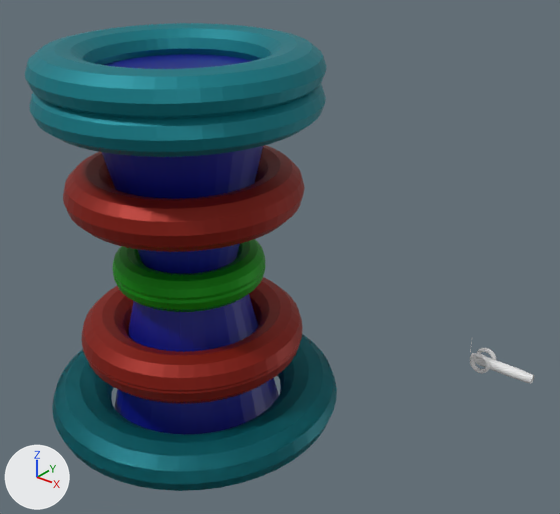
Two versions of the Blender file Elso torony.blend, one commit apart.
One viewpoint serves both versions: a 50 mm camera at (4.18, -4.03, 4.08) aimed at (0.59, 0.45, 1.3). Lighting does not change. The marker at lower left points along +X, +Y and +Z. The older version comes first.
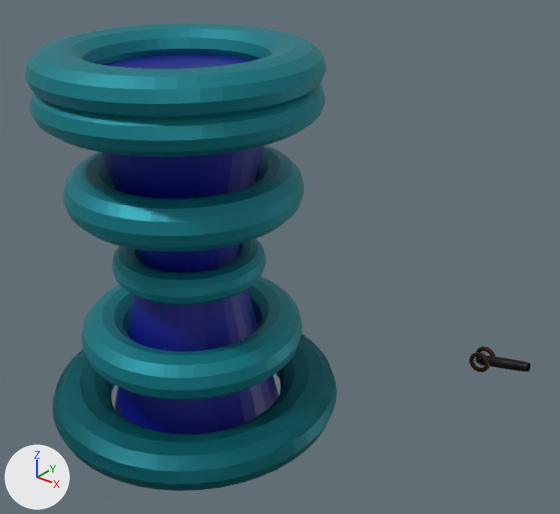
Not visible in the pictures: 'Plane.001', 'Plane.003', 'Plane.005', 'Plane.007', 'Plane.008', 'Plane.010', 'Plane.011'.

Changed parts and their boxes (x1, y1, x2, y2) in the pictures (560 x 514 px):
'Torus.004', recoloured (red to cyan)
    both: (63, 145, 305, 252)
'Torus.001', recoloured (red to cyan)
    both: (81, 277, 303, 392)
'Torus.008', recoloured, moved
    before: (113, 266, 266, 312)
    after: (112, 239, 266, 305)
'Torus.002', deleted (green)
    before: (113, 239, 265, 300)
'Torus.007', deleted
    before: (82, 315, 302, 404)
'Torus.006', recoloured, moved, turned, rescaled
    before: (470, 353, 534, 384)
    after: (476, 355, 531, 372)
'Torus.011', recoloured
    both: (470, 353, 490, 372)
'Torus.015', recoloured
    both: (477, 348, 496, 357)

Patch to the scene script:
```diff
--- a/Elso torony.blend.py
+++ b/Elso torony.blend.py
@@ me_torus_001 @@
 me_torus_001.from_pydata(...)  # 576 vertices, 576 faces; spans x -1.25..1.25, y -1.25..1.25, z -0.25..0.25
-me_torus_001.materials.append(mat_szint_003)  # red #901c0c
+me_torus_001.materials.append(mat_szint)  # cyan #0a8490
@@ me_torus_006 @@
 me_torus_006.from_pydata(...)  # 576 vertices, 576 faces; spans x -1.25..1.25, y -1.25..1.25, z -0.25..0.25
+me_torus_006.materials.append(mat_agyu)  # black #0f0e0e
@@ me_torus_009 @@
 me_torus_009.from_pydata(...)  # 576 vertices, 576 faces; spans x -1.25..1.25, y -1.25..1.25, z -0.25..0.25
-me_torus_009.materials.append(mat_szint_002)  # green #089000
+me_torus_009.materials.append(mat_szint)  # cyan #0a8490
@@ me_torus_013 @@
 me_torus_013.from_pydata(...)  # 576 vertices, 576 faces; spans x -1.25..1.25, y -1.25..1.25, z -0.25..0.25
-me_torus_013.materials.append(mat_szint_003)  # red #901c0c
+me_torus_013.materials.append(mat_szint)  # cyan #0a8490
@@ me_torus_015 @@
 me_torus_015.from_pydata(...)  # 576 vertices, 576 faces; spans x -1.25..1.25, y -1.25..1.25, z -0.25..0.25
+me_torus_015.materials.append(mat_kerek)  # brown #3d1c00
@@ me_torus_016 @@
 me_torus_016.from_pydata(...)  # 576 vertices, 576 faces; spans x -1.25..1.25, y -1.25..1.25, z -0.25..0.25
+me_torus_016.materials.append(mat_kerek)  # brown #3d1c00
@@ me_plane_012 @@
+me_plane_012.from_pydata([(-1.0, -1.0, 0.0), (1.0, -1.0, 0.0), (-1.0, 1.0, 0.0), (1.0, 1.0, 0.0)], [], [(0, 1, 3, 2)])
+me_plane_012.materials.append(mat_kerek)  # brown #3d1c00
@@ me_plane_011 @@
+me_plane_011.from_pydata([(-1.0, -1.0, 0.0), (1.0, -1.0, 0.0), (-1.0, 1.0, 0.0), (1.0, 1.0, 0.0)], [], [(0, 1, 3, 2)])
+me_plane_011.materials.append(mat_kerek)  # brown #3d1c00
@@ me_plane_009 @@
+me_plane_009.from_pydata([(-1.0, -1.0, 0.0), (1.0, -1.0, 0.0), (-1.0, 1.0, 0.0), (1.0, 1.0, 0.0)], [], [(0, 1, 3, 2)])
+me_plane_009.materials.append(mat_kerek)  # brown #3d1c00
@@ me_plane_008 @@
+me_plane_008.from_pydata([(-1.0, -1.0, 0.0), (1.0, -1.0, 0.0), (-1.0, 1.0, 0.0), (1.0, 1.0, 0.0)], [], [(0, 1, 3, 2)])
+me_plane_008.materials.append(mat_kerek)  # brown #3d1c00
@@ me_plane_006 @@
+me_plane_006.from_pydata([(-1.0, -1.0, 0.0), (1.0, -1.0, 0.0), (-1.0, 1.0, 0.0), (1.0, 1.0, 0.0)], [], [(0, 1, 3, 2)])
+me_plane_006.materials.append(mat_kerek)  # brown #3d1c00
@@ me_plane_003 @@
+me_plane_003.from_pydata([(-1.0, -1.0, 0.0), (1.0, -1.0, 0.0), (-1.0, 1.0, 0.0), (1.0, 1.0, 0.0)], [], [(0, 1, 3, 2)])
+me_plane_003.materials.append(mat_kerek)  # brown #3d1c00
@@ me_plane_001 @@
+me_plane_001.from_pydata([(-1.0, -1.0, 0.0), (1.0, -1.0, 0.0), (-1.0, 1.0, 0.0), (1.0, 1.0, 0.0)], [], [(0, 1, 3, 2)])
+me_plane_001.materials.append(mat_kerek)  # brown #3d1c00
@@ ob_torus_002 @@
-ob_torus_002 = bpy.data.objects.new('Torus.002', me_torus_002)
@@ ob_torus_006 @@
 ob_torus_006 = bpy.data.objects.new('Torus.006', me_torus_006)
-ob_torus_006.location = (2.0, 1.983, 0.0)
-ob_torus_006.rotation_euler = (0.0, 1.571, 0.0)  # degrees (0, 90, 0)
-ob_torus_006.scale = (0.04, 0.04, 1.2)
+ob_torus_006.location = (2.0, 2.0, 0.044)
+ob_torus_006.rotation_euler = (0.0, 1.346, 0.0)  # degrees (0, 77, 0)
+ob_torus_006.scale = (0.04, 0.04, 1.0)
@@ ob_torus_007 @@
-ob_torus_007 = bpy.data.objects.new('Torus.007', me_torus_008)
@@ ob_torus_008 @@
 ob_torus_008 = bpy.data.objects.new('Torus.008', me_torus_009)
-ob_torus_008.location = (0.0, 0.0, 1.2)
+ob_torus_008.location = (0.0, 0.0, 1.261)
 ob_torus_008.scale = (0.5, 0.5, 0.5)
@@ ob_plane_011 @@
+ob_plane_011 = bpy.data.objects.new('Plane.011', me_plane_012)
+ob_plane_011.location = (1.8, 1.94, 0.0)
+ob_plane_011.rotation_euler = (0.0, 3.142, 0.0)  # degrees (0, 180, 0)
+ob_plane_011.scale = (0.1, 0.005, 1.0)
@@ ob_plane_010 @@
+ob_plane_010 = bpy.data.objects.new('Plane.010', me_plane_011)
+ob_plane_010.location = (1.8, 1.94, 0.0)
+ob_plane_010.rotation_euler = (0.0, 2.618, 0.0)  # degrees (0, 150, 0)
+ob_plane_010.scale = (0.1, 0.005, 1.0)
@@ ob_plane_008 @@
+ob_plane_008 = bpy.data.objects.new('Plane.008', me_plane_009)
+ob_plane_008.location = (1.8, 1.94, 0.0)
+ob_plane_008.rotation_euler = (0.0, 1.047, 0.0)  # degrees (0, 60, 0)
+ob_plane_008.scale = (0.1, 0.005, 1.0)
@@ ob_plane_007 @@
+ob_plane_007 = bpy.data.objects.new('Plane.007', me_plane_008)
+ob_plane_007.location = (1.8, 1.94, 0.0)
+ob_plane_007.rotation_euler = (0.0, 0.524, 0.0)  # degrees (0, 30, 0)
+ob_plane_007.scale = (0.1, 0.005, 1.0)
@@ ob_plane_005 @@
+ob_plane_005 = bpy.data.objects.new('Plane.005', me_plane_006)
+ob_plane_005.location = (1.8, 2.07, 0.0)
+ob_plane_005.rotation_euler = (0.0, 0.524, 0.0)  # degrees (0, 30, 0)
+ob_plane_005.scale = (0.1, 0.005, 1.0)
@@ ob_plane_003 @@
+ob_plane_003 = bpy.data.objects.new('Plane.003', me_plane_003)
+ob_plane_003.location = (1.8, 2.07, 0.0)
+ob_plane_003.rotation_euler = (0.0, 1.047, 0.0)  # degrees (0, 60, 0)
+ob_plane_003.scale = (0.1, 0.005, 1.0)
@@ ob_plane_001 @@
+ob_plane_001 = bpy.data.objects.new('Plane.001', me_plane_001)
+ob_plane_001.location = (1.8, 1.94, 0.0)
+ob_plane_001.rotation_euler = (0.0, 1.571, 0.0)  # degrees (0, 90, 0)
+ob_plane_001.scale = (0.1, 0.005, 1.0)
```
